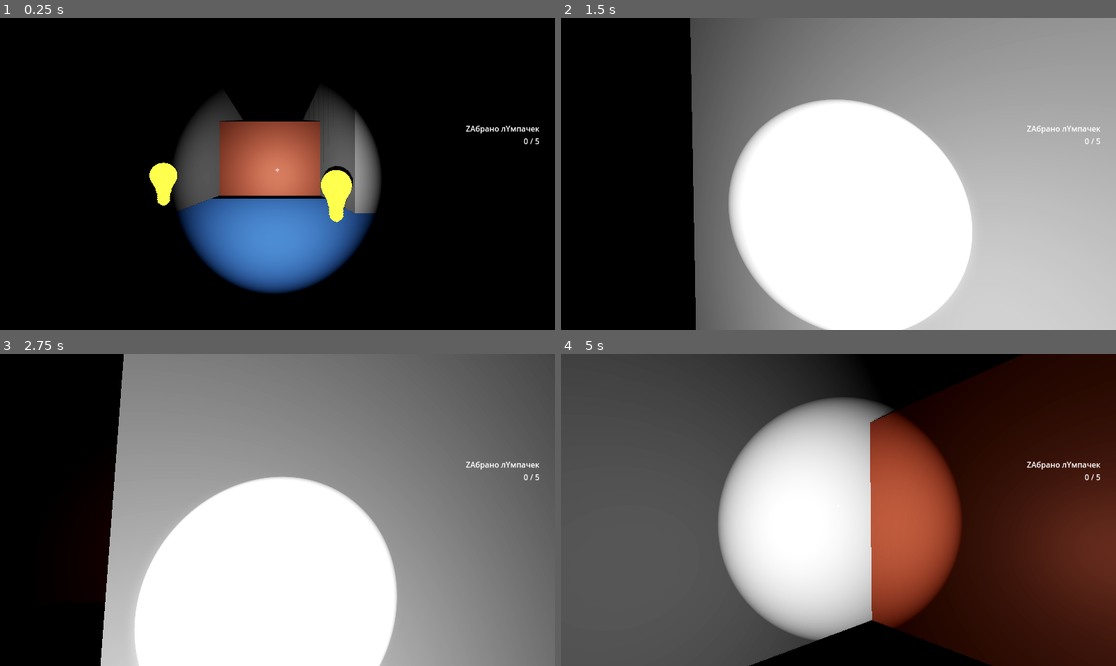
Above: before the commit, frames 1-4 (two rows, left to right).
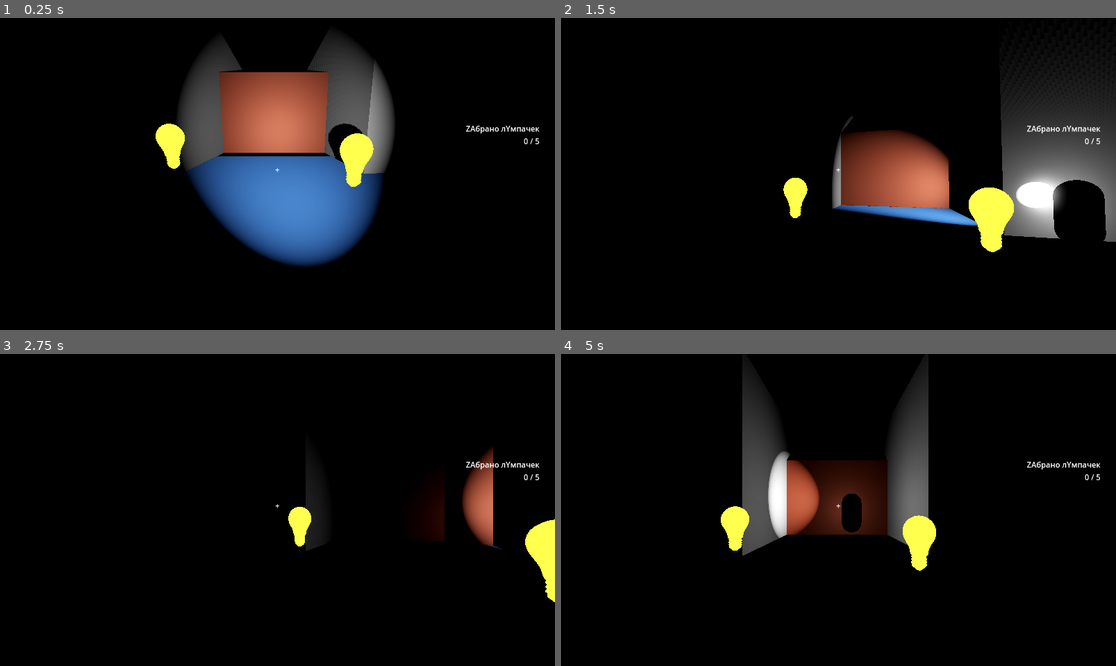
Above: after the commit, the same moments.

Repository: Covr2000/godot-horror-2025
Game: Godot game, scene res://scene_game/level/levl_1/level1.tscn
Same seed, same stepped clock (60 frames per second), same inputs: the game is played once before the commit and once after it. This scene is started directly instead of the project's main scene.
Inputs (mouse positions are in pixels of both pictures, inside the frame that each line leads up to):
- Up to frame 1 (0.25 s): no input
- Up to frame 2 (1.5 s): tap Enter (ui_accept) at 0.5, 0.77 s; move the mouse to (866, 174) at 0.52 s; hold Shift (shift_run) 0.53-1.28 s; hold W (ui_up) from 0.53 s (still down); move the mouse to (810, 174) at 1.27 s; tap Shift (shift_run) at 1.35 s
- Up to frame 3 (2.75 s): keep holding W (ui_up); tap Enter (ui_accept) at 1.52 s; move the mouse to (288, 503) at 2.02 s; hold Shift (shift_run) from 2.03 s (still down)
- Up to frame 4 (5 s): keep holding W (ui_up); move the mouse to (832, 516) at 2.77 s; release Shift (shift_run) at 2.78 s; tap Shift (shift_run) at 2.85, 4.35 s; tap Enter (ui_accept) at 3.02, 3.77, 4.52 s; move the mouse to (877, 513) at 3.52 s; hold Shift (shift_run) 3.53-4.28 s; move the mouse to (794, 506) at 4.27 s

The runs differ from the first frame. In frame 1, 22% of the frame differs, in the area x 26-72%, y 6-89%; in frame 2, 76%; in frame 3, 80%; in frame 4, 92%, in the area x 0-100%, y 0-100%.

Commit message:
sp KAT TEST ON REDY

Diff:
--- a/game/mechanics_script/kat/kat_test.tscn
+++ b/game/mechanics_script/kat/kat_test.tscn
@@ -1,20 +1,4 @@
 [gd_scene load_steps=4 format=3 uid="uid://bpbinhk8ai0b0"]
-
-[sub_resource type="Animation" id="Animation_eyj1b"]
-resource_name = "kat"
-length = 5.0
-tracks/0/type = "value"
-tracks/0/imported = false
-tracks/0/enabled = true
-tracks/0/path = NodePath(".:rotation")
-tracks/0/interp = 2
-tracks/0/loop_wrap = true
-tracks/0/keys = {
-"times": PackedFloat32Array(0, 1, 2.5, 3.9),
-"transitions": PackedFloat32Array(1, 1, 1, 1),
-"update": 0,
-"values": [Vector3(-0.253317, 0, 0), Vector3(0, 0, 0), Vector3(0, 0.758625, 0), Vector3(0, -0.699476, 0)]
-}
 
 [sub_resource type="Animation" id="Animation_5li8o"]
 length = 0.001
@@ -28,7 +12,23 @@
 "times": PackedFloat32Array(0),
 "transitions": PackedFloat32Array(1),
 "update": 0,
-"values": [Vector3(-0.253317, 0, 0)]
+"values": [Vector3(0, 0, 0)]
+}
+
+[sub_resource type="Animation" id="Animation_eyj1b"]
+resource_name = "kat"
+length = 5.0
+tracks/0/type = "value"
+tracks/0/imported = false
+tracks/0/enabled = true
+tracks/0/path = NodePath(".:rotation")
+tracks/0/interp = 2
+tracks/0/loop_wrap = true
+tracks/0/keys = {
+"times": PackedFloat32Array(0, 1, 2.5, 3.9, 4.4),
+"transitions": PackedFloat32Array(1, 1, 1, 1, 1),
+"update": 0,
+"values": [Vector3(-0.253317, 0, 0), Vector3(0, 0, 0), Vector3(0, 0.758625, 0), Vector3(0, -0.699476, 0), Vector3(0, 0, 0)]
 }
 
 [sub_resource type="AnimationLibrary" id="AnimationLibrary_fcgds"]
@@ -40,7 +40,7 @@
 [node name="Node3D" type="Node3D"]
 
 [node name="Camera3D" type="Camera3D" parent="."]
-transform = Transform3D(1, 0, 0, 0, 0.968086, 0.250617, 0, -0.250617, 0.968086, 0, 0, 0)
+transform = Transform3D(1, 0, 0, 0, 1, 0, 0, 0, 1, 0, 0, 0)
 
 [node name="AnimationPlayer" type="AnimationPlayer" parent="Camera3D"]
 libraries = {
--- a/game/scene_game/level/levl_1/global_level_1.gd
+++ b/game/scene_game/level/levl_1/global_level_1.gd
@@ -1,10 +1,24 @@
 extends Node3D
 
-
+@onready var a :AnimationPlayer = $katTest/Camera3D/AnimationPlayer
+var local_anim_on = false
 
 
 func _ready():
 	#print($palyer.transform.origin)
 	GlobalPlayer.GPlayerPosition_1 = $palyer.transform.origin
+	a.play("kat")
+
+
+
+
+func _process(_delta):
+	if local_anim_on == false:
+		print(a.is_playing())
+		if a.is_playing() != true:
+			$katTest.queue_free()
+			local_anim_on = true
+	pass
+
 
 	# получить все лампочки и видны ли они или нет
--- a/game/scene_game/level/levl_1/level1.tscn
+++ b/game/scene_game/level/levl_1/level1.tscn
@@ -21,11 +21,59 @@
 tonemap_mode = 2
 glow_enabled = true
 
+[sub_resource type="Animation" id="Animation_5li8o"]
+length = 0.001
+tracks/0/type = "value"
+tracks/0/imported = false
+tracks/0/enabled = true
+tracks/0/path = NodePath(".:rotation")
+tracks/0/interp = 1
+tracks/0/loop_wrap = true
+tracks/0/keys = {
+"times": PackedFloat32Array(0),
+"transitions": PackedFloat32Array(1),
+"update": 0,
+"values": [Vector3(0, 0, 0)]
+}
+
+[sub_resource type="Animation" id="Animation_eyj1b"]
+resource_name = "kat"
+length = 5.0
+tracks/0/type = "value"
+tracks/0/imported = false
+tracks/0/enabled = true
+tracks/0/path = NodePath(".:rotation")
+tracks/0/interp = 2
+tracks/0/loop_wrap = true
+tracks/0/keys = {
+"times": PackedFloat32Array(0, 1, 2.5, 3.9, 4.4),
+"transitions": PackedFloat32Array(1, 1, 1, 1, 1),
+"update": 0,
+"values": [Vector3(-0.253317, 0, 0), Vector3(0, 0, 0), Vector3(0, 0.758625, 0), Vector3(0, -0.699476, 0), Vector3(0, 0, 0)]
+}
+
+[sub_resource type="AnimationLibrary" id="AnimationLibrary_fcgds"]
+_data = {
+"RESET": SubResource("Animation_5li8o"),
+"kat": SubResource("Animation_eyj1b")
+}
+
 [node name="Node3D" type="Node3D"]
 script = ExtResource("1_hkrnc")
 
 [node name="WorldEnvironment" type="WorldEnvironment" parent="."]
 environment = SubResource("Environment_t3eaf")
+
+[node name="katTest" type="Node3D" parent="."]
+transform = Transform3D(1, 0, 0, 0, 1, 0, 0, 0, 1, -13.0746, 4.2305, 3.78652)
+
+[node name="Camera3D" type="Camera3D" parent="katTest"]
+transform = Transform3D(1, 0, 0, 0, 1, 0, 0, 0, 1, 0, 0, 0)
+
+[node name="AnimationPlayer" type="AnimationPlayer" parent="katTest/Camera3D"]
+libraries = {
+"": SubResource("AnimationLibrary_fcgds")
+}
 
 [node name="palyer" parent="." instance=ExtResource("2_ioxo7")]
 transform = Transform3D(1, 0, 0, 0, 1, 0, 0, 0, 1, -12.6607, 2.26875, 4.1815)
Not shown: 1 places in game/scene_game/level/levl_1/level1.tscn that only renumber resources
